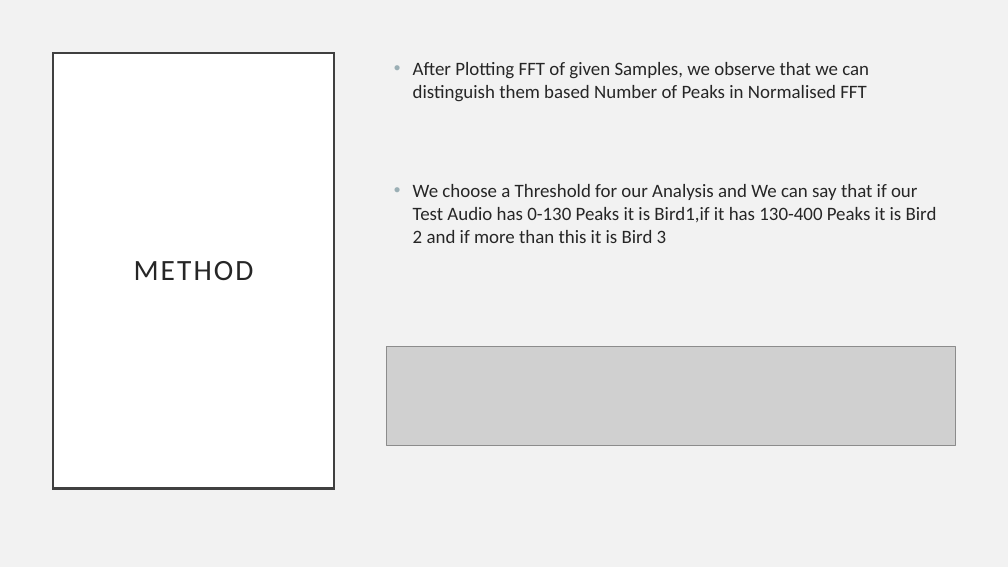
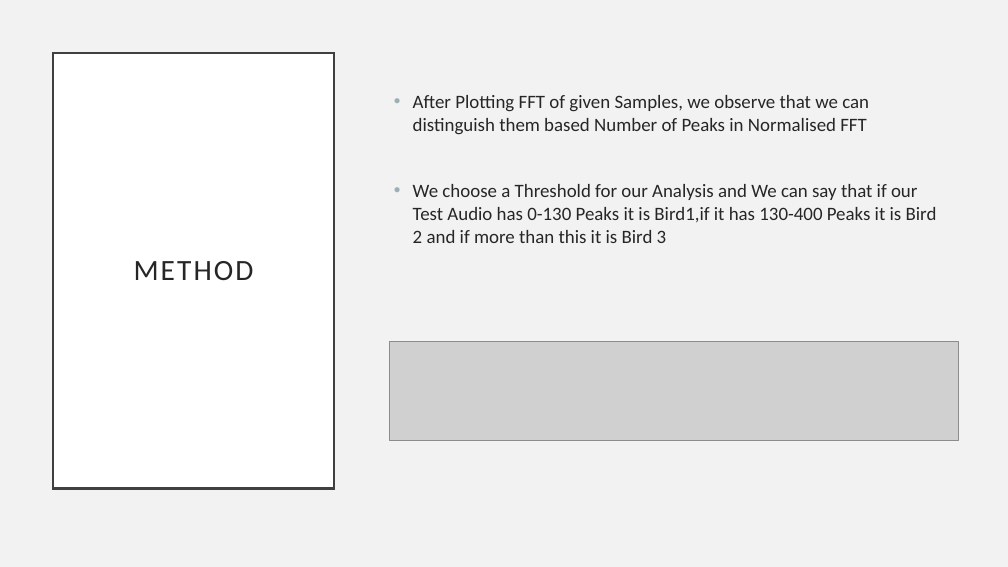
Before and after one commit to houleux/sp-project, a slide deck: slide 6 of SP ppt.pptx (slide 5 before the commit). Drawn at 1008x567 pixels with LibreOffice and Linux fonts; fonts in the diff are those of the drawing; grey boxes stand for pictures. Boxes give left, top, right and bottom in pixels: in the first picture for what was removed or moved away, otherwise in the second. Text is boxed around its words. In the diff, an @@ line names an element or a change of style, - is before the commit and + after.

```diff
--- a/SP ppt.pptx
+++ b/SP ppt.pptx
@@ text "After Plotting FFT of given ..." rewrapped from <box>413,62,937,243</box> to <box>413,95,937,243</box> @@
@@ picture: place and size @@
-picture at <box>386,346,956,445</box>
+picture at <box>389,342,959,441</box>
```
Also in this commit, not shown: 1 other slide changed, 8 slides added, 3 slides removed.
